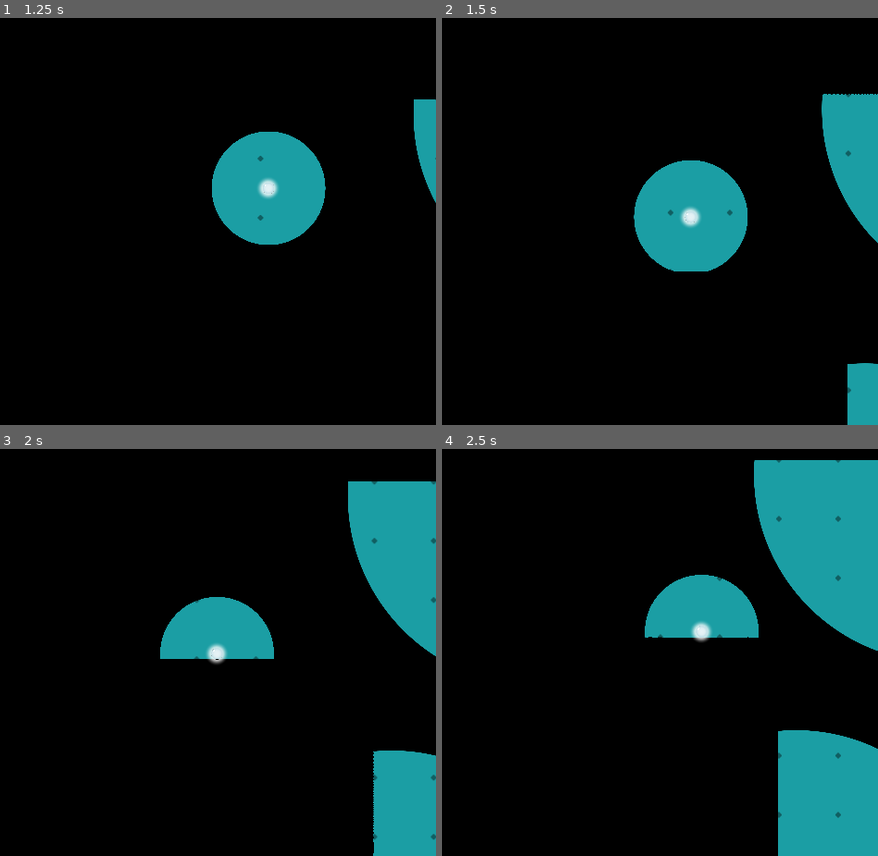
Above: before the commit, frames 1-4 (two rows, left to right).
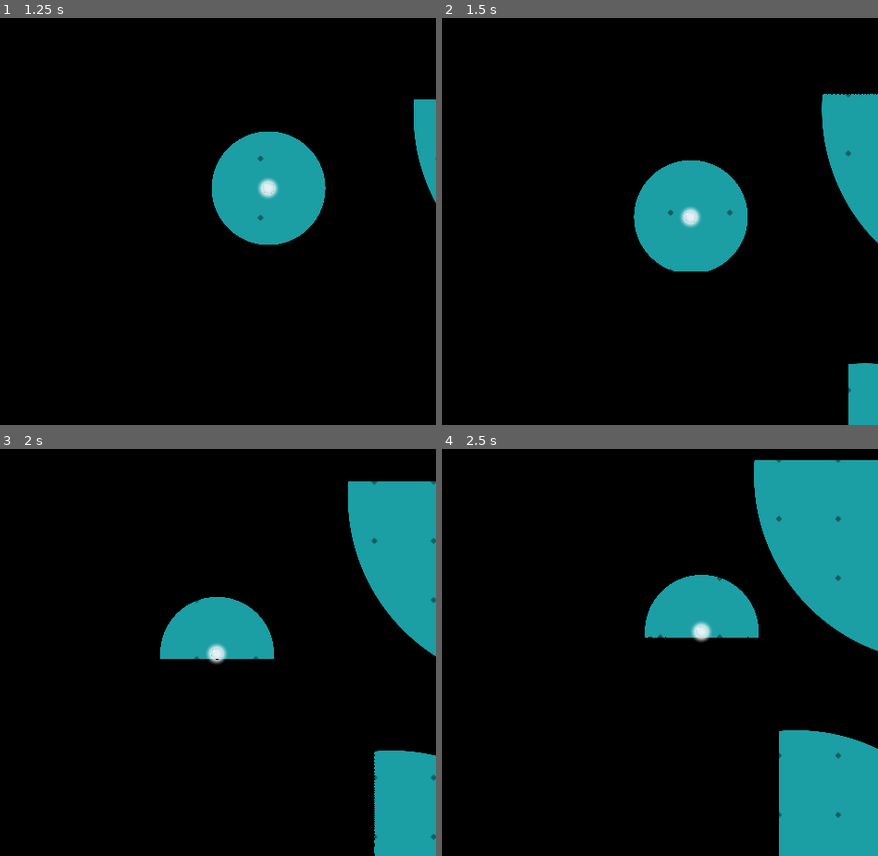
Above: after the commit, the same moments.

Repository: Disablak/Godot-Wild-Jam
Game: Godot game, scene res://Scenes/levels/LevelMax3.tscn
Two runs of this game, one before a commit and one after it. Both use one fixed random seed, a clock stepped at 60 frames per second and the inputs below. This scene is started directly instead of the project's main scene.
Inputs (mouse positions are in pixels of both pictures, inside the frame that each line leads up to):
- Up to frame 1 (1.25 s): tap Enter at 0.5 s; move the mouse to (305, 164) at 0.52 s; hold D (move_right) from 0.53 s (still down); tap Space (next_level) at 0.6 s; click (305, 164) at 0.67 s
- Up to frame 2 (1.5 s): move the mouse to (546, 213) at 1.27 s; release D (move_right) at 1.28 s; hold S (move_down) from 1.28 s (still down); tap Space (next_level) at 1.35 s
- Up to frame 3 (2 s): keep holding S (move_down)
- Up to frame 4 (2.5 s): move the mouse to (690, 514) at 2.02 s; release S (move_down) at 2.03 s; hold D (move_right) from 2.03 s (still down); tap Space (next_level) at 2.1 s

Frame 1 is identical in both runs. In frame 2, less than 0.1% of the frame differs, in the area x 92-94%, y 85-100%; in frame 3, less than 0.1%; in frame 4, less than 0.1%, in the area x 51-78%, y 46-100%.

Commit message:
level fixes

Diff:
--- a/Scenes/levels/LevelMax2.tscn
+++ b/Scenes/levels/LevelMax2.tscn
@@ -102,21 +102,14 @@
 position = Vector2( 624, -128 )
 light_enabled = false
 
-[node name="TextureBlack" parent="GUIEndRound" index="0"]
-visible = false
-
-[node name="EndUI" parent="GUIEndRound" index="1"]
-visible = false
-
-[node name="Coin" parent="." index="10" instance=ExtResource( 3 )]
+[node name="Coin" parent="." index="9" instance=ExtResource( 3 )]
 position = Vector2( 258, -264 )
 
-[node name="Key" parent="." index="11" instance=ExtResource( 4 )]
+[node name="Key" parent="." index="10" instance=ExtResource( 4 )]
 position = Vector2( -120, -512 )
 
-[node name="Key2" parent="." index="12" instance=ExtResource( 4 )]
+[node name="Key2" parent="." index="11" instance=ExtResource( 4 )]
 position = Vector2( 832, -512 )
 
 [editable path="Finish"]
 [editable path="Finish/OrbSprite"]
-[editable path="GUIEndRound"]
--- a/Scenes/levels/LevelMax3.tscn
+++ b/Scenes/levels/LevelMax3.tscn
@@ -23,16 +23,16 @@
 scale = Vector2( 18, 0.75 )
 
 [node name="ShadowCaster3" parent="StaticObstacles" index="1" instance=ExtResource( 1 )]
-position = Vector2( 47.5, -52 )
-scale = Vector2( 12.9688, 0.75 )
+position = Vector2( 47.9996, -52 )
+scale = Vector2( 13, 0.75 )
 
 [node name="ShadowCaster6" parent="StaticObstacles" index="2" instance=ExtResource( 1 )]
 position = Vector2( 368, 268 )
 scale = Vector2( 9, 0.75 )
 
 [node name="ShadowCaster10" parent="StaticObstacles" index="3" instance=ExtResource( 1 )]
-position = Vector2( 1024, 392 )
-scale = Vector2( 16, 0.75 )
+position = Vector2( 1024, 394 )
+scale = Vector2( 16, 0.625 )
 
 [node name="ShadowCaster18" parent="StaticObstacles" index="4" instance=ExtResource( 1 )]
 position = Vector2( 448, 564 )
@@ -43,24 +43,24 @@
 scale = Vector2( 5, 0.75 )
 
 [node name="ShadowCaster26" parent="StaticObstacles" index="6" instance=ExtResource( 1 )]
-position = Vector2( -168, 461 )
+position = Vector2( -168, 460 )
 scale = Vector2( 5.5, 0.75 )
 
 [node name="ShadowCaster19" parent="StaticObstacles" index="7" instance=ExtResource( 1 )]
-position = Vector2( 320, 334 )
-scale = Vector2( 4, 0.875002 )
+position = Vector2( 320, 332 )
+scale = Vector2( 4, 0.750001 )
 
 [node name="ShadowCaster25" parent="StaticObstacles" index="8" instance=ExtResource( 1 )]
-position = Vector2( -192, 334 )
-scale = Vector2( 16, 0.875002 )
+position = Vector2( -192, 332 )
+scale = Vector2( 16, 0.750001 )
 
 [node name="ShadowCaster16" parent="StaticObstacles" index="9" instance=ExtResource( 1 )]
 position = Vector2( 358.5, 718 )
 scale = Vector2( 27.5937, 0.875001 )
 
 [node name="ShadowCaster29" parent="StaticObstacles" index="10" instance=ExtResource( 1 )]
-position = Vector2( -336, 720 )
-scale = Vector2( 7, 0.875001 )
+position = Vector2( -336, 719 )
+scale = Vector2( 7, 0.937501 )
 
 [node name="ShadowCaster32" parent="StaticObstacles" index="11" instance=ExtResource( 1 )]
 position = Vector2( -216, 718 )
@@ -71,8 +71,8 @@
 scale = Vector2( 7, 0.875001 )
 
 [node name="ShadowCaster34" parent="StaticObstacles" index="13" instance=ExtResource( 1 )]
-position = Vector2( -208, 528 )
-scale = Vector2( 3, 0.875001 )
+position = Vector2( -208, 527 )
+scale = Vector2( 3, 0.937501 )
 
 [node name="ShadowCaster11" parent="StaticObstacles" index="14" instance=ExtResource( 1 )]
 position = Vector2( 976, 282 )
@@ -99,16 +99,16 @@
 scale = Vector2( 1, 9.96875 )
 
 [node name="ShadowCaster17" parent="StaticObstacles" index="20" instance=ExtResource( 1 )]
-position = Vector2( 368, 448 )
-scale = Vector2( 1, 8.01563 )
+position = Vector2( 368, 447.875 )
+scale = Vector2( 1, 8.00781 )
 
 [node name="ShadowCaster20" parent="StaticObstacles" index="21" instance=ExtResource( 1 )]
-position = Vector2( 239, 448 )
-scale = Vector2( 1.0625, 8.01563 )
+position = Vector2( 239, 447.875 )
+scale = Vector2( 1.0625, 8.00782 )
 
 [node name="ShadowCaster22" parent="StaticObstacles" index="22" instance=ExtResource( 1 )]
-position = Vector2( 239, 448 )
-scale = Vector2( 1.0625, 8.01563 )
+position = Vector2( 239, 447.875 )
+scale = Vector2( 1.0625, 8.00782 )
 
 [node name="ShadowCaster23" parent="StaticObstacles" index="23" instance=ExtResource( 1 )]
 position = Vector2( -176, 623.625 )
@@ -119,8 +119,8 @@
 scale = Vector2( 1, 3.18946 )
 
 [node name="ShadowCaster31" parent="StaticObstacles" index="25" instance=ExtResource( 1 )]
-position = Vector2( -96, 670 )
-scale = Vector2( 1, 3.9082 )
+position = Vector2( -96, 670.266 )
+scale = Vector2( 1, 3.8916 )
 
 [node name="ShadowCaster28" parent="StaticObstacles" index="26" instance=ExtResource( 1 )]
 position = Vector2( -240, 616 )
@@ -131,12 +131,12 @@
 scale = Vector2( 1, 7.95313 )
 
 [node name="ShadowCaster27" parent="StaticObstacles" index="28" instance=ExtResource( 1 )]
-position = Vector2( -432, 539.875 )
-scale = Vector2( 1, 12.0078 )
+position = Vector2( -432, 538 )
+scale = Vector2( 1, 12.125 )
 
 [node name="ShadowCaster15" parent="StaticObstacles" index="29" instance=ExtResource( 1 )]
-position = Vector2( 784, 542 )
-scale = Vector2( 1, 10.125 )
+position = Vector2( 784, 544 )
+scale = Vector2( 1, 10 )
 
 [node name="ShadowCaster8" parent="StaticObstacles" index="30" instance=ExtResource( 1 )]
 position = Vector2( 784, 196 )
@@ -151,8 +151,8 @@
 scale = Vector2( 1, 5.25 )
 
 [node name="ShadowCaster5" parent="StaticObstacles" index="33" instance=ExtResource( 1 )]
-position = Vector2( 239, 120 )
-scale = Vector2( 1, 10 )
+position = Vector2( 239.5, 120 )
+scale = Vector2( 1.03125, 10 )
 
 [node name="Key" parent="." index="8" instance=ExtResource( 4 )]
 position = Vector2( -144, 540 )
@@ -179,15 +179,8 @@
 [node name="Light2D7" parent="Lights" index="6" instance=ExtResource( 3 )]
 position = Vector2( -392, 366 )
 
-[node name="TextureBlack" parent="GUIEndRound" index="0"]
-visible = false
-
-[node name="EndUI" parent="GUIEndRound" index="1"]
-visible = false
-
-[node name="Coin" parent="." index="11" instance=ExtResource( 2 )]
+[node name="Coin" parent="." index="10" instance=ExtResource( 2 )]
 position = Vector2( 304, 376 )
 
 [editable path="Finish"]
 [editable path="Finish/OrbSprite"]
-[editable path="GUIEndRound"]
